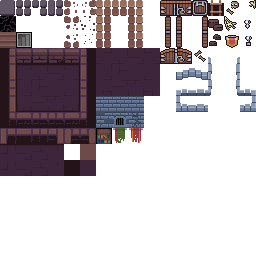
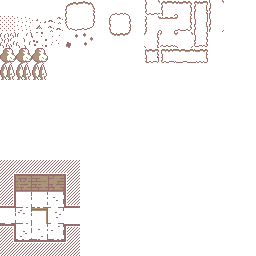
The second w=256, h=256 image is a revision of the first. Changes to its layers:
added layer "Paint Layer 7(pasted)" above "DESATURATED TILES Merged" over [64, 0, 128, 96]
added layer "DESATURATED TILES Merged" above "Paint Layer 8(pasted)" over [0, 0, 256, 256]
removed layer "Paint Layer 3(pasted)" (2nd of 3) over [64, 64, 192, 192]
hid "Paint Layer 4(pasted)" (1st of 3), painted on it over [0, 0, 256, 128]
hid "Paint Layer 4", painted on it over [0, 0, 256, 256]
removed layer "Copy of full tilemap.png" over [0, 0, 256, 256]
